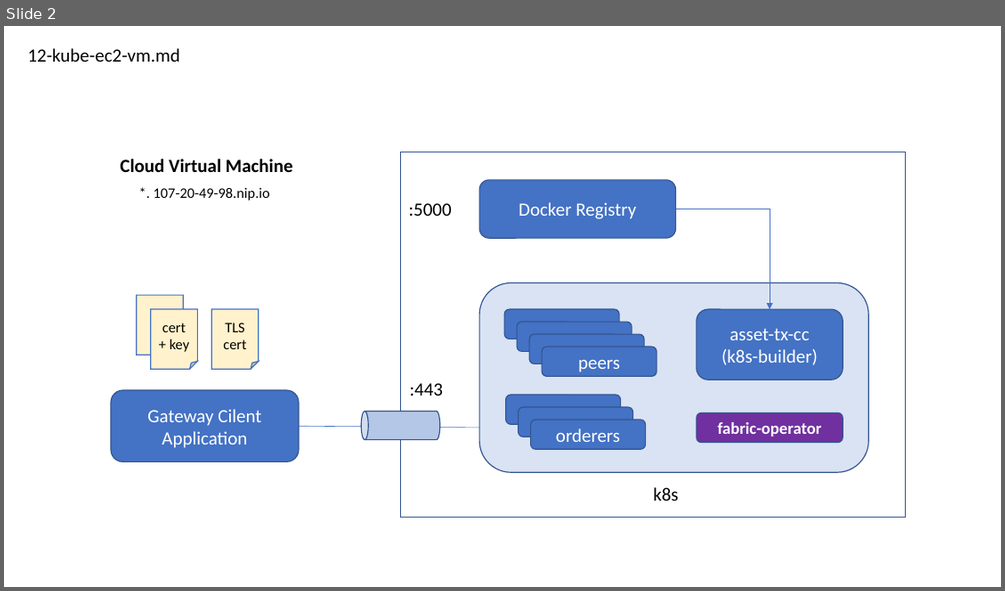
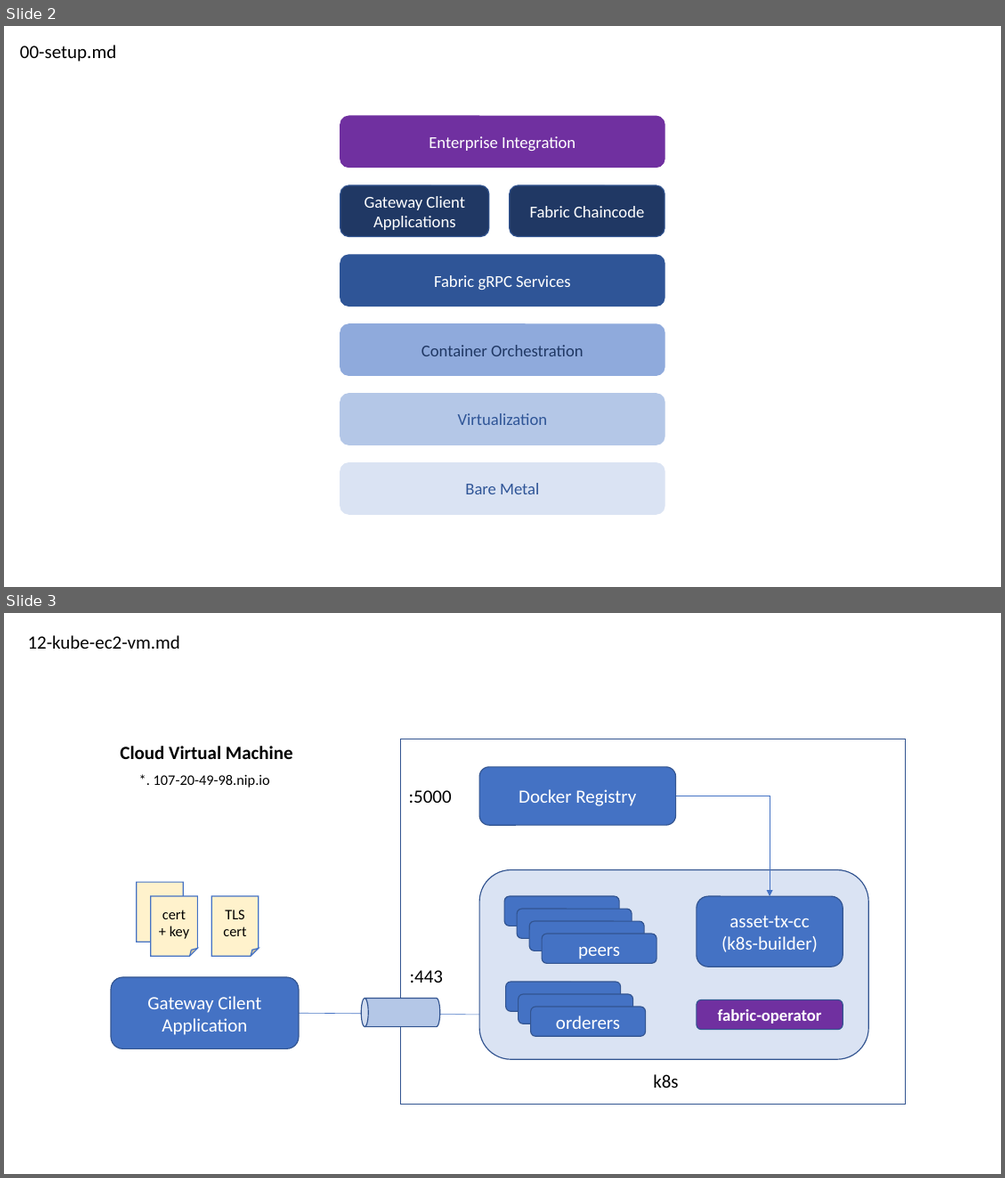
Before and after one commit to hyperledgendary/full-stack-asset-transfer-guide, a slide deck: docs/images/CloudReady.pptx. Shown one above the other, each under a label of ours: slide 2 before the commit, slides 2 and 3 after it. The pictures are 1005x591 and 1005x1178 pixels, drawn with LibreOffice and Linux fonts; fonts in the diff are those of the drawing. Boxes give left, top, right and bottom in pixels: in the first picture for what was removed or moved away, otherwise in the second. Text is boxed around its words. In the diff, an @@ line names an element or a change of style, - is before the commit and + after.

```diff
--- a/docs/images/CloudReady.pptx
+++ b/docs/images/CloudReady.pptx
@@ slide 2 added at (x1=4, y1=26, x2=1001, y2=587), background #FFFFFF @@
@@ text added at (x1=20, y1=45, x2=116, y2=62), 18 pt, text #000000 @@
+00-setup.md
@@ rounded rectangle added at (x1=340, y1=116, x2=665, y2=167), fill #7030A0, outline #7030A0 1 pt, 16 pt, text #FFFFFF @@
+Enterprise Integration
@@ rounded rectangle added at (x1=340, y1=185, x2=489, y2=236), fill #203864, outline #325491 1 pt, 16 pt, text #FFFFFF @@
+Gateway Client Applications
@@ rounded rectangle added at (x1=510, y1=185, x2=665, y2=236), fill #203864, outline #325491 1 pt, 16 pt, text #FFFFFF @@
+Fabric Chaincode
@@ rounded rectangle added at (x1=340, y1=255, x2=665, y2=305), fill #2F5597, outline #2F5597 1 pt, 16 pt, text #FFFFFF @@
+Fabric gRPC Services
@@ rounded rectangle added at (x1=340, y1=324, x2=665, y2=375), fill #8FAADC, outline #8FAADC 1 pt, 16 pt, text #203864 @@
+Container Orchestration
@@ rounded rectangle added at (x1=340, y1=394, x2=665, y2=444), fill #B4C7E7, outline #B4C7E7 1 pt, 16 pt, text #2F5597 @@
+Virtualization
@@ rounded rectangle added at (x1=340, y1=463, x2=665, y2=514), fill #DAE3F3, outline #DAE3F3 1 pt, 16 pt, text #2F5597 @@
+Bare Metal
@@ what was slide 2 is now slide 3 @@
```
Also in this commit, not shown: 2 other files.
